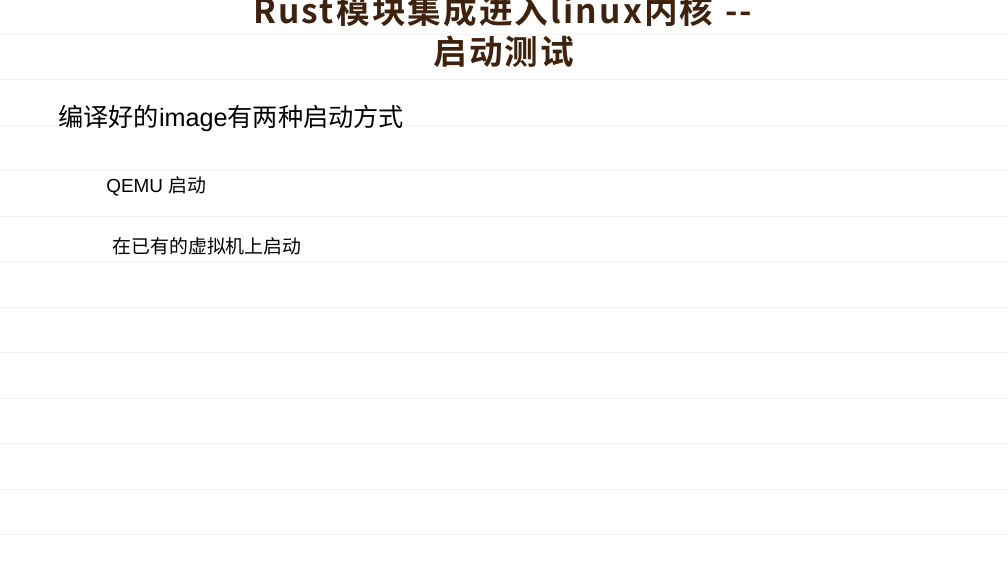
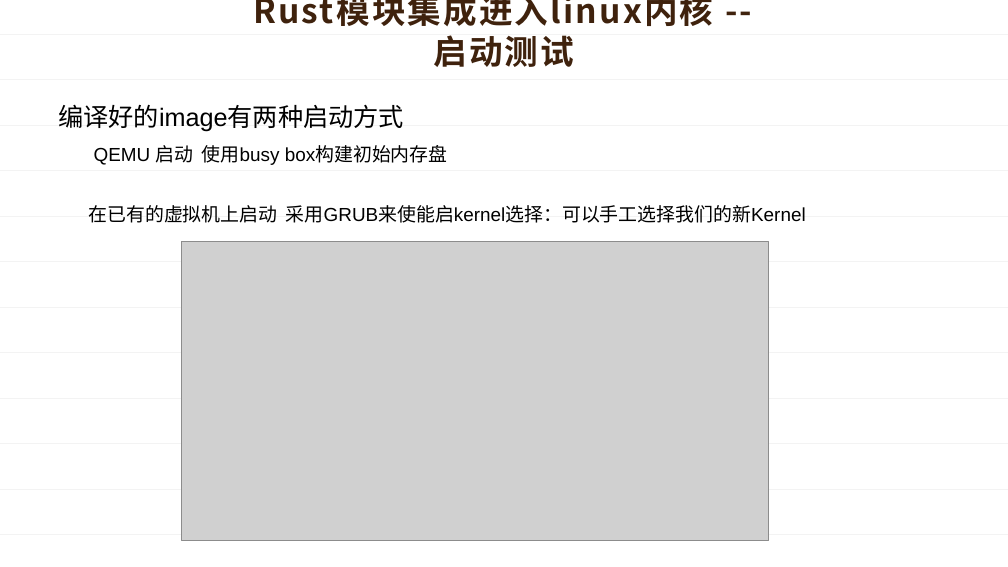
Before and after one commit to OSH-2024/mkdir, a slide deck: slide 25 of Interim_Report/interim_report.pptx (slide 23 before the commit). Drawn at 1008x567 pixels with LibreOffice and Linux fonts; fonts in the diff are those of the drawing; grey boxes stand for pictures. Boxes give left, top, right and bottom in pixels: in the first picture for what was removed or moved away, otherwise in the second. Text is boxed around its words. In the diff, an @@ line names an element or a change of style, - is before the commit and + after.

Commit message:
update ppt

```diff
--- a/Interim_Report/interim_report.pptx
+++ b/Interim_Report/interim_report.pptx
@@ text at [94, 145, 448, 165]: text changed @@
-QEMU 启动
+QEMU 启动 使用busy box构建初始内存盘
@@ text at [88, 205, 806, 223]: text changed @@
-在已有的虚拟机上启动
+在已有的虚拟机上启动 采用GRUB来使能启kernel选择：可以手工选择我们的新Kernel
@@ picture added at [181, 241, 768, 541] @@
```
Also in this commit, not shown: 2 slides added, 1 other file.
